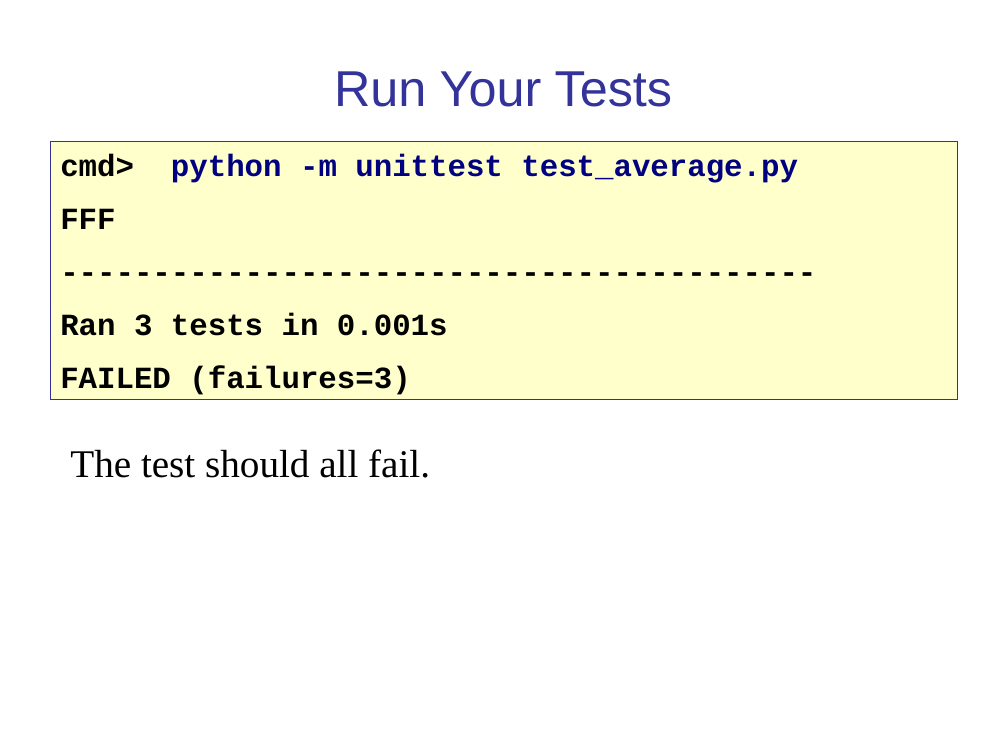
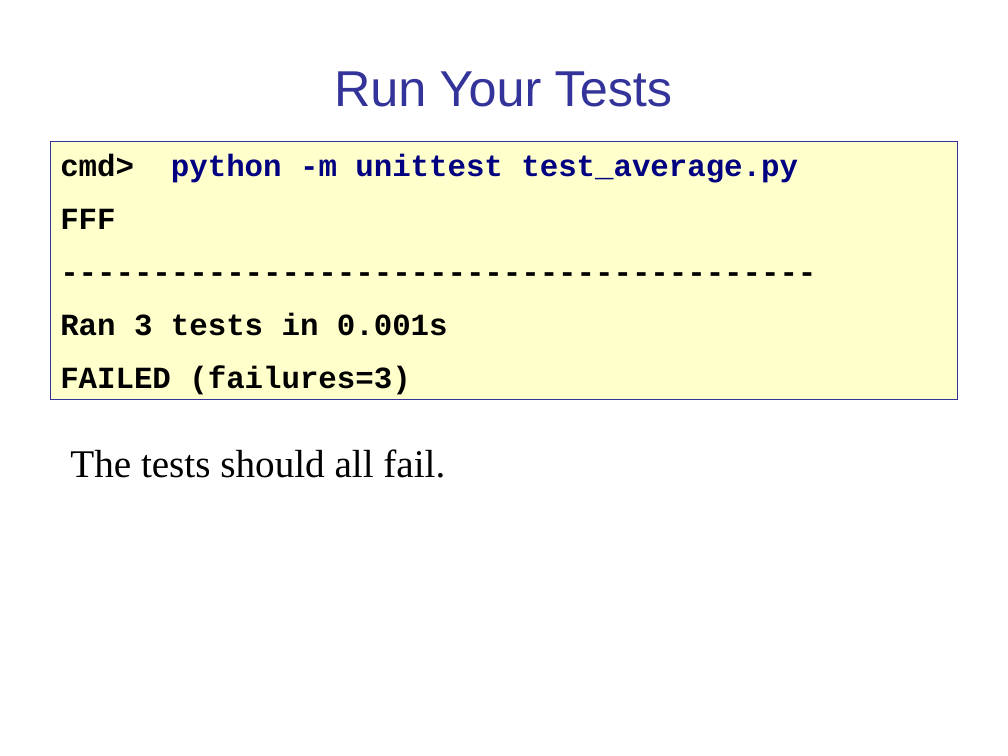
Before and after one commit to cpske/ISP, a slide deck: slide 22 of testing/PythonUnitTesting.ppt. Drawn at 1008x756 pixels with LibreOffice and Linux fonts; fonts in the diff are those of the drawing. Boxes give left, top, right and bottom in pixels: in the first picture for what was removed or moved away, otherwise in the second. Text is boxed around its words. In the diff, an @@ line names an element or a change of style, - is before the commit and + after.

```diff
--- a/testing/PythonUnitTesting.ppt
+++ b/testing/PythonUnitTesting.ppt
@@ text at (x1=70, y1=449, x2=445, y2=478): text changed @@
-The test should all fail.
+The tests should all fail.
```
Also in this commit, not shown: 6 other slides changed, 2 other files.
